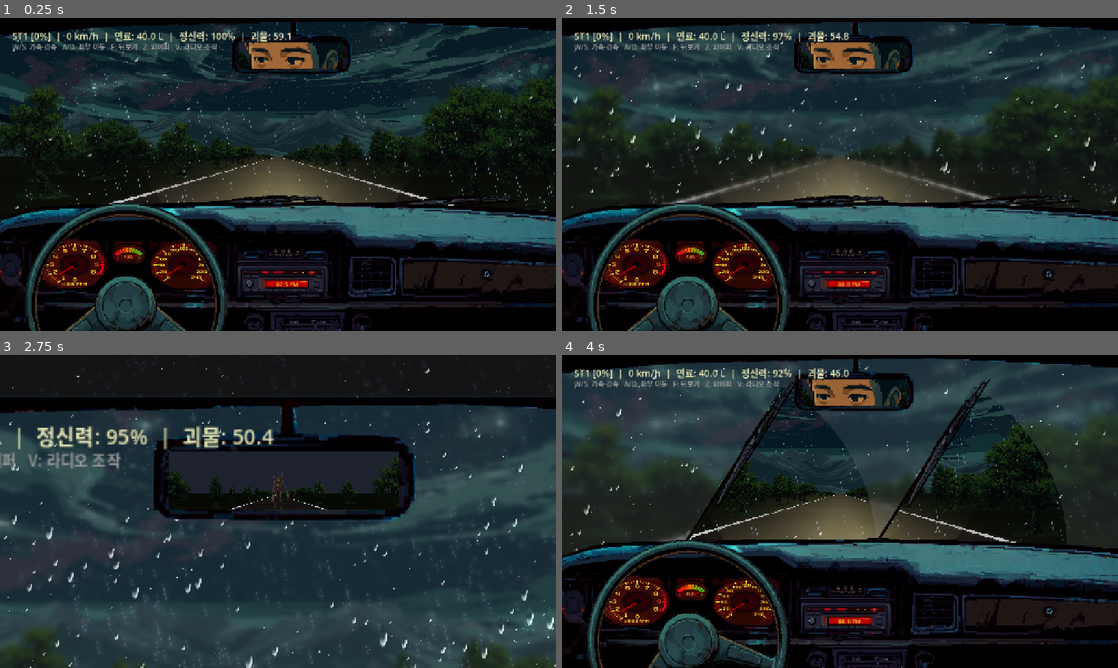
Above: before the commit, frames 1-4 (two rows, left to right).
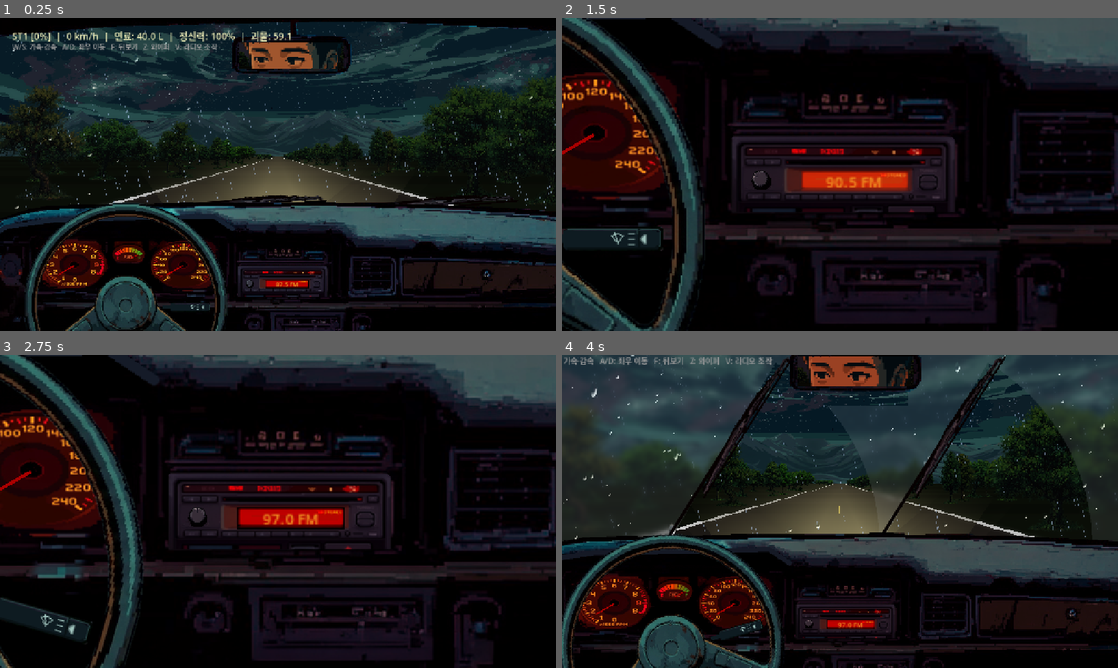
Above: after the commit, the same moments.

Repository: ksm031/LastRoad
Game: Godot game, scene res://scenes/main.tscn
Two runs of this game, one before a commit and one after it. Both use one fixed random seed, a clock stepped at 60 frames per second and the inputs below.
Inputs (mouse positions are in pixels of both pictures, inside the frame that each line leads up to):
- Up to frame 1 (0.25 s): no input
- Up to frame 2 (1.5 s): tap Enter at 0.5 s; move the mouse to (962, 158) at 0.52 s; hold Right (ui_right) 0.53-1.25 s; hold F 0.53-1.25 s; click (962, 158) at 0.67 s; tap V at 0.8 s; drag from (728, 190) to (812, 237) at 1.27 s
- Up to frame 3 (2.75 s): move the mouse to (333, 442) at 2.02 s; hold Right (ui_right) from 2.03 s (still down); hold F from 2.03 s (still down); click (333, 442) at 2.17 s; tap V at 2.3 s
- Up to frame 4 (4 s): release Right (ui_right) at 2.75 s; release F at 2.75 s; drag from (812, 574) to (673, 464) at 2.77 s; move the mouse to (1006, 558) at 3.52 s; hold Left (ui_left) from 3.53 s (still down); hold Z from 3.53 s (still down); click (1006, 558) at 3.67 s; tap V at 3.8 s

The runs differ from the first frame. In frame 1, 0.4% of the frame differs, in the area x 0-88%, y 60-100%; in frame 2, 68%; in frame 3, 80%, in the area x 0-100%, y 0-100%; in frame 4, 42%.

Commit message:
ㄹㄹ
1

Diff:
--- /dev/null
+++ b/print_test.gd
@@ -0,0 +1,6 @@
+extends SceneTree
+func _init():
+    var tex = ImageTexture.create_from_image(Image.create(1480, 920, false, Image.FORMAT_RGBA8))
+    var scale = Vector2(1280.0 / (float(tex.get_width()) - 200.0), 720.0  / (float(tex.get_height()) - 200.0))
+    print("Scale: ", scale)
+    quit()
--- a/scripts/game_world.gd
+++ b/scripts/game_world.gd
@@ -251,6 +251,10 @@
 		_hud._wiper_pivot_L.global_position, _hud._wiper_pivot_L.global_rotation,
 		_hud._wiper_pivot_R.global_position, _hud._wiper_pivot_R.global_rotation
 	)
+	# 유리 셰이더에 카메라 파라미터 전달 (와이퍼 자국이 카메라 줌과 함께 이동하도록)
+	if _rain._shader_mat:
+		_rain._shader_mat.set_shader_parameter("cam_center_uv", _camera.position / Vector2(1280.0, 720.0))
+		_rain._shader_mat.set_shader_parameter("cam_zoom", _camera.zoom.x)
 	_road.update_state(_vehicle.scroll_z, _vehicle.cam_x, curve_x, hill_px)
 	_scavenging.update_state(_vehicle.scroll_z, _vehicle.cam_x, curve_x, hill_px)
 	_trees.update_state(_vehicle.scroll_z, _vehicle.cam_x, curve_x, hill_px)
--- a/scripts/hud.gd
+++ b/scripts/hud.gd
@@ -83,12 +83,14 @@
 const RADIO_DIAL_OFFSET := Vector2(27.0, 40.0) # 라디오 패널 내부의 다이얼 오프셋
 const RADIO_FREQ_MIN  := 87.5
 const RADIO_FREQ_MAX  := 108.0
+const WIPER_SWITCH_REL_POS := Vector2(140.0, 5.0) # 핸들 중심 기준 상대 위치 (약간 오른쪽 위)
 const RADIO_FREQ_STEP := 0.5
 const RADIO_TOTAL_STEPS := 42   # (108.0 - 87.5) / 0.5 + 1
 
 var _radio_panel    : Sprite2D
 var _radio_lcd      : Sprite2D
 var _radio_dial     : Sprite2D
+var _wiper_switch   : Sprite2D
 var _radio_freq_label : Label
 var _tex_lcd_normal : Texture2D
 var _tex_lcd_death  : Texture2D
@@ -103,10 +105,12 @@
 # 죽음의 주파수 구간 정의 (안전 구간 2개)
 var _safe_zones : Array = []  # [[start_step, end_step], ...]
 
+const CLICK_RADIUS := 16.0  # 커서 원의 반지름 (32x32 / 2), 관대한 클릭 판정에 사용
+
 func _ready() -> void:
-	_build_portrait_and_mirror()
 	_build_dashboard()
 	_build_wipers()
+	_build_portrait_and_mirror()
 	_build_needles()
 	_build_fuel_needle()
 	_build_wheel()
@@ -114,8 +118,127 @@
 	_build_labels()
 	_build_visual_overlays()
 	_build_stage_overlays()
+	_build_wiper_switch()
 	_generate_safe_zones(6)  # 스테이지 1 기준: 안전 구간 3.0MHz (6스텝)
+	_setup_cursor()
 	set_process(true)
+
+func _setup_cursor() -> void:
+	# 두께 2px 흰색 속빈 원 커서
+	var img := Image.create(32, 32, false, Image.FORMAT_RGBA8)
+	img.fill(Color(0.0, 0.0, 0.0, 0.0))
+	var center := Vector2(15.5, 15.5)
+	for y in range(32):
+		for x in range(32):
+			var dist := Vector2(x + 0.5, y + 0.5).distance_to(center)
+			if dist >= 13.0 and dist <= 15.0:
+				img.set_pixel(x, y, Color(1.0, 1.0, 1.0, 1.0))
+	var tex := ImageTexture.create_from_image(img)
+	Input.set_custom_mouse_cursor(tex, Input.CURSOR_ARROW, Vector2(15, 15))
+
+var _f_toggled      : bool = false  # 거울 줌 토글
+var _v_toggled      : bool = false  # 라디오 줌 토글
+var _is_dragging_dial : bool = false
+var _drag_start_x   : float = 0.0
+var _drag_start_step: int = 0
+
+
+var _drag_accum : float = 0.0
+
+func _input(event: InputEvent) -> void:
+	# ── 키보드 토글 ──
+	if event is InputEventKey and event.pressed and not event.echo:
+		if event.keycode == KEY_F:
+			if _f_toggled: _f_toggled = false
+			else: _v_toggled = false; _f_toggled = true
+		elif event.keycode == KEY_V:
+			if _v_toggled: _v_toggled = false
+			else: _f_toggled = false; _v_toggled = true
+		return
+
+	# ── 마우스 버튼 ──
+	if event is InputEventMouseButton:
+		# 클릭 중에는 커서 숨김, 뗄 때 복원
+		if event.button_index == MOUSE_BUTTON_LEFT or event.button_index == MOUSE_BUTTON_RIGHT:
+			if event.pressed:
+				Input.set_mouse_mode(Input.MOUSE_MODE_HIDDEN)
+			else:
+				Input.set_mouse_mode(Input.MOUSE_MODE_VISIBLE)
+
+		if event.button_index == MOUSE_BUTTON_RIGHT and event.pressed:
+			_f_toggled = false
+			_v_toggled = false
+			_is_dragging_dial = false
+			return
+
+		if event.button_index == MOUSE_BUTTON_LEFT:
+			if event.pressed:
+				var click_glob: Vector2 = event.global_position
+
+				# ── A. 라디오 줌 상태일 때 ──
+				if _v_toggled:
+					# 1. 다이얼 드래그
+					if _radio_dial and _radio_dial.get_local_mouse_position().length() < 30.0 + CLICK_RADIUS:
+						_is_dragging_dial = true
+						_drag_accum = 0.0
+						return
+					# 2. 패널 클릭 (줌 해제)
+					if _radio_panel:
+						var lp := _radio_panel.get_local_mouse_position()
+						var size := _radio_panel.texture.get_size()
+						if Rect2(Vector2.ZERO, size).grow(CLICK_RADIUS).has_point(lp):
+							_v_toggled = false
+							return
+					# 라디오 상태에서는 다른 UI(룸미러 등) 클릭 원천 차단
+					return
+
+				# ── B. 룸미러 줌 상태일 때 ──
+				if _f_toggled:
+					if _mirror_clip and _mirror_clip.get_global_rect().grow(CLICK_RADIUS).has_point(click_glob):
+						_f_toggled = false
+						return
+					# 룸미러 상태에서는 라디오 클릭 차단
+					return
+
+				# ── C. 평상시 (주행 화면) ──
+				# 1. 룸미러 클릭 진입
+				if _mirror_clip and _mirror_clip.get_global_rect().grow(CLICK_RADIUS).has_point(click_glob):
+					_f_toggled = true
+					_v_toggled = false # 상호 배타적
+					return
+
+				# 2. 라디오 패널 클릭 진입
+				if _radio_panel:
+					var lp := _radio_panel.get_local_mouse_position()
+					var size := _radio_panel.texture.get_size()
+					if Rect2(Vector2.ZERO, size).grow(CLICK_RADIUS).has_point(lp):
+						_v_toggled = true
+						_f_toggled = false # 상호 배타적
+						return
+
+				# 3. 와이퍼 스위치
+				if _wiper_switch:
+					# 와이퍼 스위치 노드 자체의 로컬 마우스 좌표로 판정
+					var lp := _wiper_switch.get_local_mouse_position()
+					var size := _wiper_switch.texture.get_size()
+					# centered = true 이므로 영역을 -0.5만큼 오프셋
+					if Rect2(-size * 0.5, size).grow(CLICK_RADIUS).has_point(lp):
+						_wiper_state = (_wiper_state + 1) % 3
+						return
+			else:
+				_is_dragging_dial = false
+
+	# ── 마우스 드래그 (주파수 조작) ──
+	if event is InputEventMouseMotion:
+		if _is_dragging_dial and _v_toggled:
+			_drag_accum += event.relative.x
+			if absf(_drag_accum) >= 10.0:
+				var steps = int(_drag_accum / 10.0)
+				var new_step = clampi(_radio_step + steps, 0, RADIO_TOTAL_STEPS - 1)
+				if new_step != _radio_step:
+					_radio_step = new_step
+					_update_radio_display()
+				_drag_accum = fmod(_drag_accum, 10.0)
 
 func _process(delta: float) -> void:
 	if _impact_t > 0.0:
@@ -123,9 +246,8 @@
 	if _watcher_impact_t > 0.0:
 		_watcher_impact_t = maxf(_watcher_impact_t - delta, 0.0)
 
-	# 포커싱 키 (F)
-	_focusing = Input.is_key_pressed(KEY_F)
-	if _focusing:
+	# 포커싱 (거울)
+	if _f_toggled:
 		_focus_t = minf(_focus_t + delta * 5.0, 1.0)
 	else:
 		_focus_t = maxf(_focus_t - delta * 5.0, 0.0)
@@ -138,32 +260,31 @@
 	else:
 		_z_pressed = false
 
-	# 라디오 포커싱 키 (V) 및 주파수 조작
-	_v_pressed = Input.is_key_pressed(KEY_V)
-	if _v_pressed:
+	# 라디오 포커싱
+	if _v_toggled:
 		_radio_focus_t = minf(_radio_focus_t + delta * 5.0, 1.0)
-
-		var dir := 0
-		if Input.is_key_pressed(KEY_LEFT) or Input.is_action_pressed("ui_left") or Input.is_key_pressed(KEY_A):
-			dir = -1
-		elif Input.is_key_pressed(KEY_RIGHT) or Input.is_action_pressed("ui_right") or Input.is_key_pressed(KEY_D):
-			dir = 1
-
-		if dir != 0:
-			if _radio_tune_timer <= 0.0:
-				_radio_step = clampi(_radio_step + dir, 0, RADIO_TOTAL_STEPS - 1)
-				_update_radio_display()
-				_radio_tune_timer = RADIO_TUNE_DELAY
-			else:
-				_radio_tune_timer -= delta
-		else:
-			_radio_tune_timer = 0.0
 	else:
 		_radio_focus_t = maxf(_radio_focus_t - delta * 5.0, 0.0)
-		_radio_tune_timer = 0.0
 
 	_update_wipers(delta)
 	_update_portrait_blink(delta)
+	_update_death_tint(delta)
+
+var _death_tint_t: float = 0.0  # 0: 정상, 1: 완전 붉은빛
+
+func _update_death_tint(delta: float) -> void:
+	if _dash == null: return
+	# 죽음의 주파수면 서서히 켜지고, 안전 구간이면 서서히 꺼짐
+	if _radio_on_death:
+		_death_tint_t = minf(_death_tint_t + delta * 2.0, 1.0)
+	else:
+		_death_tint_t = maxf(_death_tint_t - delta * 2.0, 0.0)
+
+	# 맥동: 0.08 진폭으로 천천히 흔들림
+	var pulse := sin(float(Time.get_ticks_msec()) * 0.002) * 0.08 + 0.92
+	var tint_strength := _death_tint_t * pulse
+	# modulate: 붉은 채널 유지, 나머지 약간 낮춤
+	_dash.modulate = Color(1.0, 1.0 - tint_strength * 0.35, 1.0 - tint_strength * 0.35)
 
 func on_rock_hit() -> void:
 	_impact_t = IMPACT_TIME
@@ -176,7 +297,11 @@
 	_mirror_clip.position = MIRROR_MIN
 	_mirror_clip.size = MIRROR_MAX - MIRROR_MIN
 	_mirror_clip.clip_contents = true
-	add_child(_mirror_clip)
+	_mirror_clip.show_behind_parent = true
+	if _dash != null:
+		_dash.add_child(_mirror_clip)
+	else:
+		add_child(_mirror_clip)
 
 	_rearview_node = RearviewRenderer.new()
 	_rearview_node.modulate = Color(0.95, 0.95, 1.0)
@@ -252,9 +377,10 @@
 		_dash.position = Vector2.ZERO
 		_dash.texture_filter = CanvasItem.TEXTURE_FILTER_LINEAR
 		_dash.scale = Vector2(
-			1280.0 / float(tex.get_width()),
-			720.0  / float(tex.get_height())
+			1280.0 / (float(tex.get_width()) - 200.0),
+			720.0  / (float(tex.get_height()) - 200.0)
 		)
+		_dash.offset = Vector2(-100.0, -100.0)
 	add_child(_dash)
 
 func _build_radio() -> void:
@@ -308,8 +434,20 @@
 		_radio_dial.scale = scale_inv
 		_radio_dial.texture_filter = CanvasItem.TEXTURE_FILTER_NEAREST
 	_dash.add_child(_radio_dial)
-
 	_update_radio_display()
+
+func _build_wiper_switch() -> void:
+	if _wheel == null: return
+
+	_wiper_switch = Sprite2D.new()
+	var tex := load("res://Asset/Image/wiper_switch.png") as Texture2D
+	if tex:
+		_wiper_switch.texture = tex
+		_wiper_switch.centered = true
+		_wiper_switch.position = WIPER_SWITCH_REL_POS
+		_wiper_switch.show_behind_parent = true # 핸들 뒤로 배치
+		_wiper_switch.texture_filter = CanvasItem.TEXTURE_FILTER_LINEAR
+	_wheel.add_child(_wiper_switch)
 
 ## 안전 구간 생성 (스테이지에 따라 폭이 달라짐)
 func _generate_safe_zones(safe_width: int) -> void:
@@ -679,7 +817,7 @@
 	if _fuel_pivot != null:
 		_fuel_pivot.position = FUEL_GAUGE_CENTER + offset
 	if _mirror_clip != null:
-		_mirror_clip.position = MIRROR_MIN + offset
+		_mirror_clip.position = MIRROR_MIN
 
 	if _portrait != null and _rearview_node != null:
 		var spd_t   := speed / SPEED_MAX
--- a/scripts/tree_renderer.gd
+++ b/scripts/tree_renderer.gd
@@ -105,11 +105,23 @@
 				# 원거리 페이드만 유지
 				var fade := 1.0 - clampf((dz - DZ_MAX * 0.75) / (DZ_MAX * 0.25), 0.0, 1.0)
 
+				var c_r := 0.32
+				var c_g := 0.38
+				var c_b := 0.26
+				if hash_val % 100 < 40:
+					var r_shift = (float(hash_val % 21) / 20.0) * 0.2 - 0.1
+					var g_shift = (float((hash_val / 21) % 21) / 20.0) * 0.2 - 0.1
+					var b_shift = (float((hash_val / 441) % 21) / 20.0) * 0.2 - 0.1
+					c_r = clampf(c_r + r_shift, 0.0, 1.0)
+					c_g = clampf(c_g + g_shift, 0.0, 1.0)
+					c_b = clampf(c_b + b_shift, 0.0, 1.0)
+
 				entries.append({
 					"d":    depth,
 					"rect": Rect2(tx - tw * 0.5, ground_y - th, tw, th),
 					"tex":  tex,
-					"fade": fade
+					"fade": fade,
+					"color": Color(c_r, c_g, c_b)
 				})
 
 	if scavenging_sys != null and scavenging_sys.has_method("get_draw_entries"):
@@ -127,4 +139,6 @@
 			else:
 				draw_texture_rect(e.tex, e.rect, false, Color(1, 1, 1, e.fade))
 		else:
-			draw_texture_rect(e.tex, e.rect, false, Color(0.32, 0.38, 0.26, e.fade))
+			var draw_color = e.get("color", Color(0.32, 0.38, 0.26))
+			draw_color.a = e.fade
+			draw_texture_rect(e.tex, e.rect, false, draw_color)
--- a/scripts/vehicle.gd
+++ b/scripts/vehicle.gd
@@ -158,11 +158,10 @@
 	if _accel_lock > 0.0:
 		_accel_lock = maxf(_accel_lock - delta, 0.0)
 
-	var v_pressed := Input.is_key_pressed(KEY_V)
 	var w := Input.is_key_pressed(KEY_W) or Input.is_action_pressed("ui_up")
 	var s := Input.is_key_pressed(KEY_S) or Input.is_action_pressed("ui_down")
-	var a := (Input.is_key_pressed(KEY_A) or Input.is_action_pressed("ui_left")) and not v_pressed
-	var d := (Input.is_key_pressed(KEY_D) or Input.is_action_pressed("ui_right")) and not v_pressed
+	var a := Input.is_key_pressed(KEY_A) or Input.is_action_pressed("ui_left")
+	var d := Input.is_key_pressed(KEY_D) or Input.is_action_pressed("ui_right")
 
 	if _accel_lock > 0.0:
 		w = false
--- a/scripts/windshield_glass.gdshader
+++ b/scripts/windshield_glass.gdshader
@@ -7,17 +7,29 @@
 uniform vec4  drops[MAX_DROPS];                  // xy=pos(px), z=radius(px), w=stretch
 uniform sampler2D wipe_mask : hint_default_white; // 와이퍼로 지워진 안개 마스크
 
+// 카메라 파라미터 — 유리 효과가 카메라 줌에 따라 같이 이동하도록
+uniform vec2  cam_center_uv = vec2(0.5, 0.5);  // 카메라 위치 (0-1 UV 공간)
+uniform float cam_zoom = 1.0;
+
 void fragment() {
 	vec2 pixel = SCREEN_UV * screen_size;
+
+	// 룸미러 영역 (스크린 좌표) — 앞유리 효과 없이 원본 그대로
+	bool in_mirror = pixel.x >= 535.0 && pixel.x <= 795.0
+	              && pixel.y >= 44.0  && pixel.y <= 118.0;
+
+	// 스크린 픽셀 → 유리면 좌표 (카메라 줌 역변환)
+	vec2 glass_pixel = (pixel - screen_size * 0.5) / cam_zoom + cam_center_uv * screen_size;
+
 	vec2 total_offset = vec2(0.0);
 	float highlight    = 0.0;
-	float drop_mask    = 0.0;   // 방울 내부 누적 마스크 (틴트용)
+	float drop_mask    = 0.0;
 
 	for (int i = 0; i < MAX_DROPS; i++) {
 		vec4 d = drops[i];
 		if (d.z < 0.5) continue;
 
-		vec2 local = pixel - d.xy;
+		vec2 local = glass_pixel - d.xy;   // 유리면 좌표로 거리 계산
 		float stretch = d.w;
 		float ly = local.y / stretch;
 
@@ -44,7 +56,6 @@
 		float refract_strength = sin(ang) * cos(ang);
 		total_offset -= dir_screen * refract_strength * d.z * 3.2;
 
-		// 방울 내부 마스크 (가장자리→0, 중심→1)
 		drop_mask = max(drop_mask, 1.0 - n * n);
 
 		// 스펙큘러 하이라이트
@@ -56,32 +67,36 @@
 		highlight = max(highlight, hi);
 	}
 
-	vec2 refract_uv = SCREEN_UV + total_offset / screen_size;
+	// 유리면 UV (카메라 줌 보정) — wipe_mask 샘플링에 사용
+	vec2 glass_uv = (SCREEN_UV - 0.5) / cam_zoom + cam_center_uv;
 
-	// 마스크 텍스처에서 현재 픽셀의 안개 농도를 읽어옴
-	float fog_factor = texture(wipe_mask, SCREEN_UV).r;
+	// 굴절된 유리 UV → 스크린 UV로 역변환
+	vec2 refracted_glass_uv = glass_uv + total_offset / screen_size;
+	vec2 refract_uv = (refracted_glass_uv - cam_center_uv) * cam_zoom + 0.5;
 
-	// 비로 인한 시야 방해 효과 (흐림)
+	// 마스크 텍스처에서 안개 농도
+	float fog_factor = texture(wipe_mask, glass_uv).r;
 	float blur_lod = fog_factor * 2.2;
 
-	// 색수차
-	vec2  ca    = total_offset * 0.08 / screen_size;
+	// 색수차 (유리면 → 스크린 UV 스케일 보정)
+	vec2  ca    = total_offset * cam_zoom * 0.08 / screen_size;
 	float red   = textureLod(screen_texture, refract_uv + ca, blur_lod).r;
 	float green = textureLod(screen_texture, refract_uv, blur_lod).g;
 	float blue  = textureLod(screen_texture, refract_uv - ca, blur_lod).b;
 	vec3  refracted = vec3(red, green, blue);
 
-	// ── 방울 자체에만 물 색 틴트 ─────────────────────────────
+	// 방울 자체에만 물 색 틴트
 	vec3 water_color = vec3(0.72, 0.88, 1.00);
 	vec3 color = mix(refracted, refracted * water_color, drop_mask * 0.28);
 
-	// ── 전체 유리 물막/김서림 틴트 (시야 방해) ───────────────
-	// 빗방울 위에도 틴트가 덮이므로, 안개가 짙으면 빗방울도 뿌옇게 보입니다.
+	// 전체 유리 물막/김서림 틴트
 	vec3 glass_tint = vec3(0.8, 0.85, 0.9);
 	color = mix(color, glass_tint, fog_factor * 0.15);
 
 	// 스펙큘러
 	color += vec3(1.0, 0.98, 0.94) * highlight * 0.70;
 
-	COLOR = vec4(color, 1.0);
+	// 룸미러 영역은 유리 효과 없이 원본
+	vec3 raw = texture(screen_texture, SCREEN_UV).rgb;
+	COLOR = vec4(in_mirror ? raw : color, 1.0);
 }
Binary file changed: Asset/Image/dashboard.png
Binary file added: Asset/Image/wiper_switch.png
Not shown, added: Asset/Image/wiper_switch.png.import
Not shown, added: print_test.gd.uid
Not shown, changed: .DS_Store
Not shown, changed: Asset/.DS_Store
Not shown, changed: Asset/Image/.DS_Store
